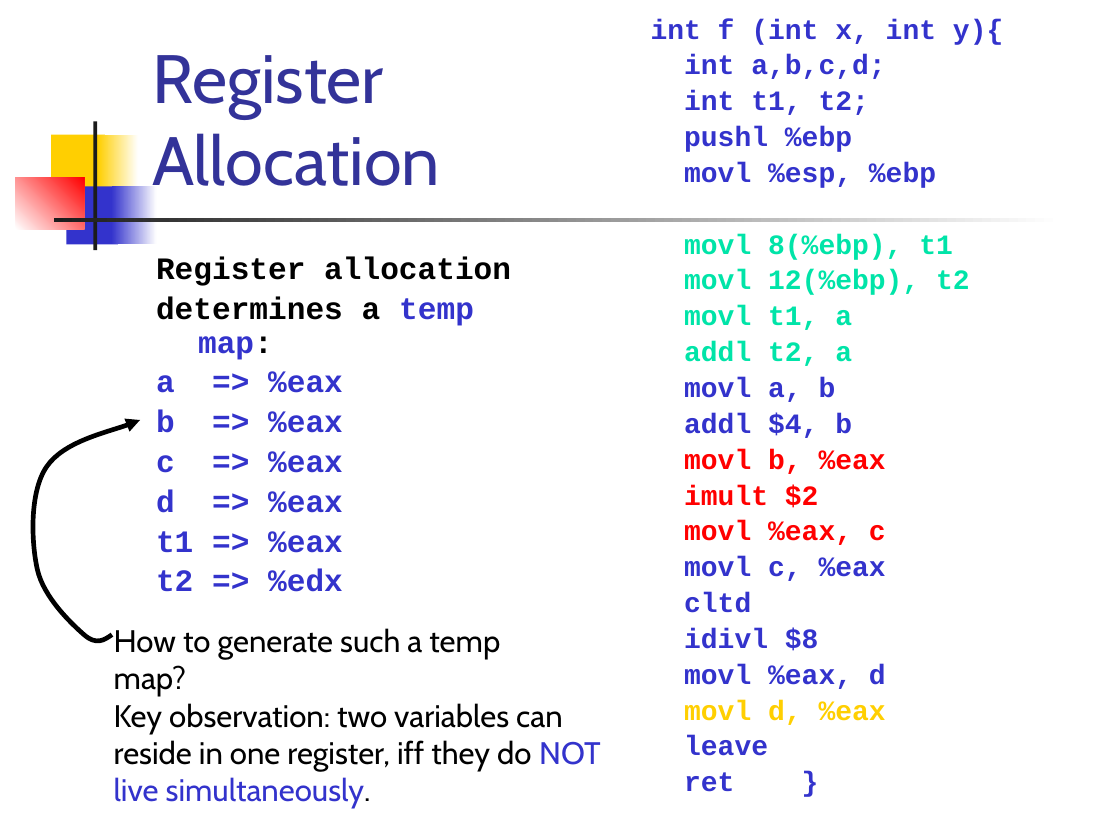
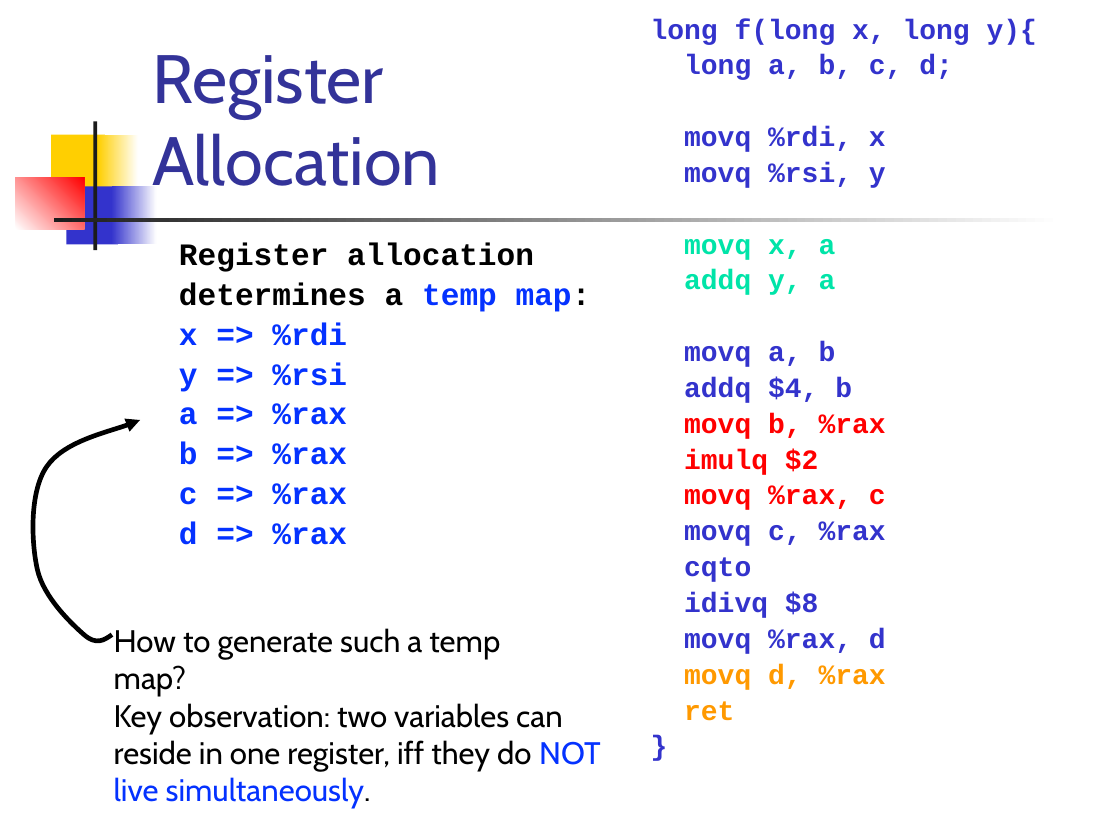
Before and after one commit to csslab-ustc/csslab-ustc.github.io, a slide deck: slide 11 of courses/compiler/slides/lec18-reg-alloc-gc.pptx (slide 10 before the commit). Drawn at 1120x840 pixels with LibreOffice and Linux fonts; fonts in the diff are those of the drawing. Boxes give left, top, right and bottom in pixels: in the first picture for what was removed or moved away, otherwise in the second. Text is boxed around its words. In the diff, an @@ line names an element or a change of style, - is before the commit and + after.

```diff
--- a/courses/compiler/slides/lec18-reg-alloc-gc.pptx
+++ b/courses/compiler/slides/lec18-reg-alloc-gc.pptx
@@ text at [651, 19, 1037, 721]: text changed @@
-int f (int x, int y){
-int a,b,c,d;
-int t1, t2;
-pushl %ebp
-movl %esp, %ebp
-movl 8(%ebp), t1
-movl 12(%ebp), t2
-movl t1, a
-addl t2, a
-movl a, b
-addl $4, b
-movl b, %eax
-imult $2
-movl %eax, c
-movl c, %eax
-cltd
-idivl $8
-movl %eax, d
-movl d, %eax
-leave
-ret }
+long f(long x, long y){
+long a, b, c, d;
+movq %rdi, x
+movq %rsi, y
+movq x, a
+addq y, a
+movq a, b
+addq $4, b
+movq b, %rax
+imulq $2
+movq %rax, c
+movq c, %rax
+cqto
+idivq $8
+movq %rax, d
+movq d, %rax
+ret
+}
@@ text "Register allocation": place and size @@
-text "Register allocation" at [156, 257, 511, 592]
+text "Register allocation" at [179, 243, 591, 545]
@@ text at [179, 283, 591, 312]: text colour #3333CC to #0432FF in "temp map:" @@
@@ text at [179, 322, 347, 545]: text changed; text colour #3333CC to #0432FF @@
-a => %eax
-b => %eax
-c => %eax
-d => %eax
-t1 => %eax
-t2 => %edx
+x => %rdi
+y => %rsi
+a => %rax
+b => %rax
+c => %rax
+d => %rax
@@ text "Key observation: two variables can ..." at [114, 703, 601, 809]: text colour #3333CC to #0432FF in "NOT live simultaneously." @@
```
Also in this commit, not shown: 53 other slides changed, 3 slides added, 1 slide removed, 8 other files.
